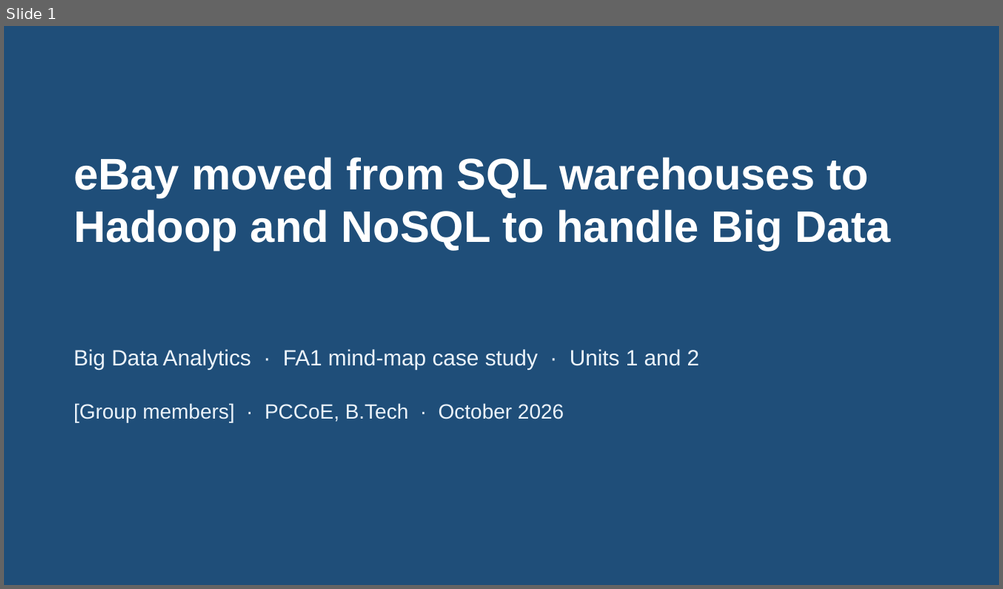
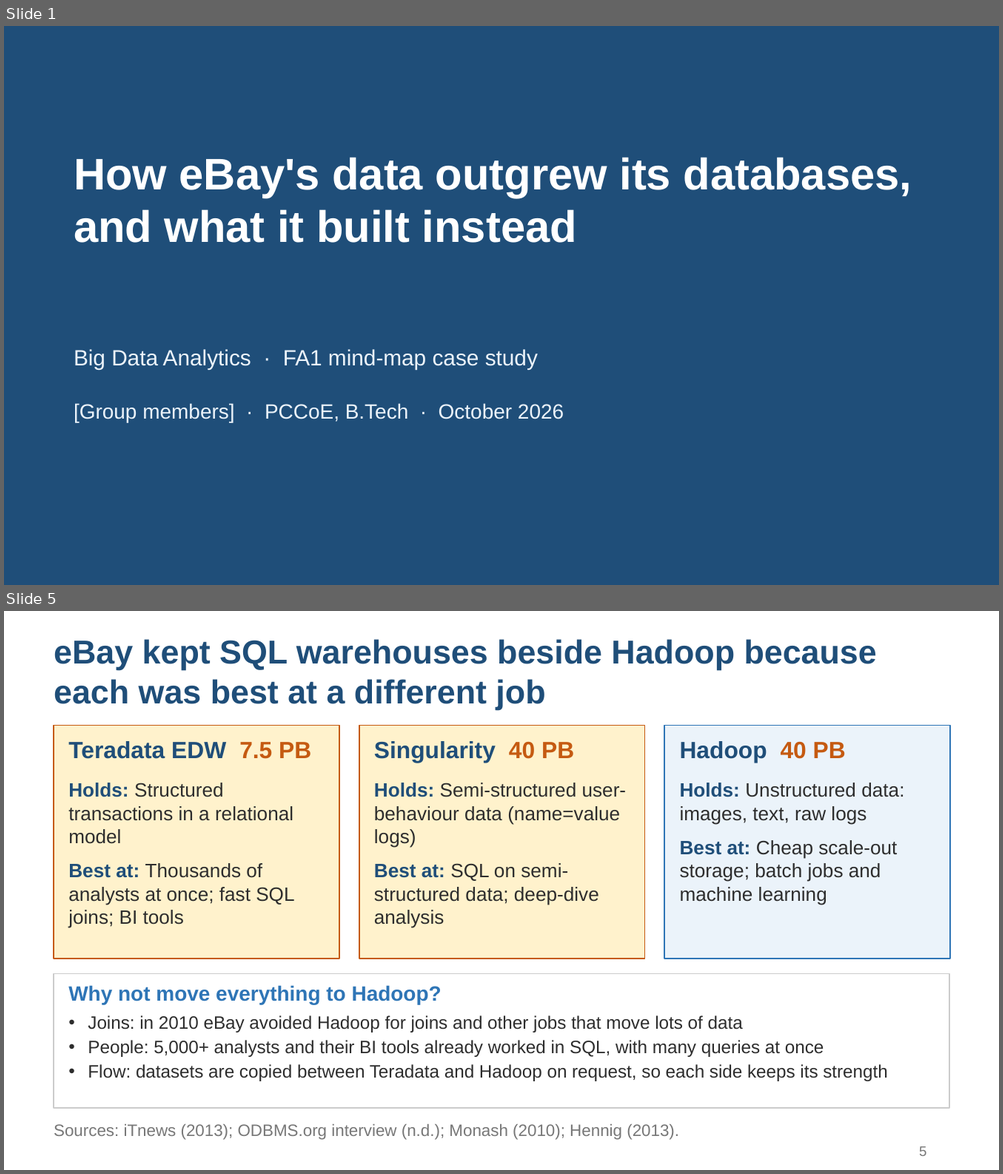
Before and after one commit to msk1039/ebay-bda, a slide deck: ebay-bigdata-fa1.pptx. Shown one above the other, each under a label of ours: slide 1 before the commit, slides 1 and 5 after it; the slides between them are not shown. The pictures are 1003x589 and 1003x1174 pixels, drawn with LibreOffice and Linux fonts; fonts in the diff are those of the drawing. Boxes give left, top, right and bottom in pixels: in the first picture for what was removed or moved away, otherwise in the second. Text is boxed around its words. In the diff, an @@ line names an element or a change of style, - is before the commit and + after.

```diff
--- a/ebay-bigdata-fa1.pptx
+++ b/ebay-bigdata-fa1.pptx
@@ slide 5 added at box(4, 611, 999, 1170), background #FFFFFF @@
@@ title added at box(54, 639, 876, 710), 24 pt, text #1F4E79, bold @@
+eBay kept SQL warehouses beside Hadoop because each was best at a different job
@@ rectangle added at box(54, 726, 339, 959), fill #FFF2CC, outline #C55A11 1 pt @@
@@ text added at box(68, 741, 311, 759), 17 pt, text #1F4E79, bold @@
+Teradata EDW 7.5 PB
@@ rectangle added at box(359, 726, 645, 959), fill #FFF2CC, outline #C55A11 1 pt @@
@@ text added at box(374, 741, 574, 763), 17 pt, text #1F4E79, bold @@
+Singularity 40 PB
@@ rectangle added at box(664, 726, 950, 959), fill #EBF3FA, outline #2E75B6 1 pt @@
@@ text added at box(680, 741, 845, 763), 17 pt, text #1F4E79, bold @@
+Hadoop 40 PB
@@ text added at box(68, 783, 294, 928), 14 pt, text #2D2D2D @@
+Holds: Structured transactions in a relational model
+Best at: Thousands of analysts at once; fast SQL joins; BI tools
@@ text added at box(374, 783, 626, 928), 14 pt, text #2D2D2D @@
+Holds: Semi-structured user-behaviour data (name=value logs)
+Best at: SQL on semi-structured data; deep-dive analysis
@@ text added at box(680, 783, 904, 906), 14 pt, text #2D2D2D @@
+Holds: Unstructured data: images, text, raw logs
+Best at: Cheap scale-out storage; batch jobs and machine learning
@@ rectangle added at box(54, 974, 949, 1108), fill #FFFFFF, outline #CCCCCC 1 pt @@
@@ text added at box(68, 985, 441, 1005), 15 pt, text #2E75B6, bold @@
+Why not move everything to Hadoop?
@@ text added at box(88, 1016, 888, 1082), 13 pt, text #2D2D2D @@
+• Joins: in 2010 eBay avoided Hadoop for joins and other jobs that move lots of data
+• People: 5,000+ analysts and their BI tools already worked in SQL, with many queries at once
+• Flow: datasets are copied between Teradata and Hadoop on request, so each side keeps its strength
@@ text added at box(54, 1125, 679, 1140), 12 pt, text #777777 @@
+Sources: iTnews (2013); ODBMS.org interview (n.d.); Monash (2010); Hennig (2013).
@@ page number added at box(919, 1147, 926, 1156), 10 pt, text #777777 @@
+5
@@ slide 1 changed as well @@
@@ title at box(74, 157, 912, 243): text changed @@
-eBay moved from SQL warehouses to Hadoop and NoSQL to handle Big Data
+How eBay's data outgrew its databases, and what it built instead
@@ text at box(74, 349, 538, 370): text changed @@
-Big Data Analytics · FA1 mind-map case study · Units 1 and 2
+Big Data Analytics · FA1 mind-map case study
```
Also in this commit, not shown: 5 other slides changed, 8 other slides added, 4 slides removed, 3 other files.
